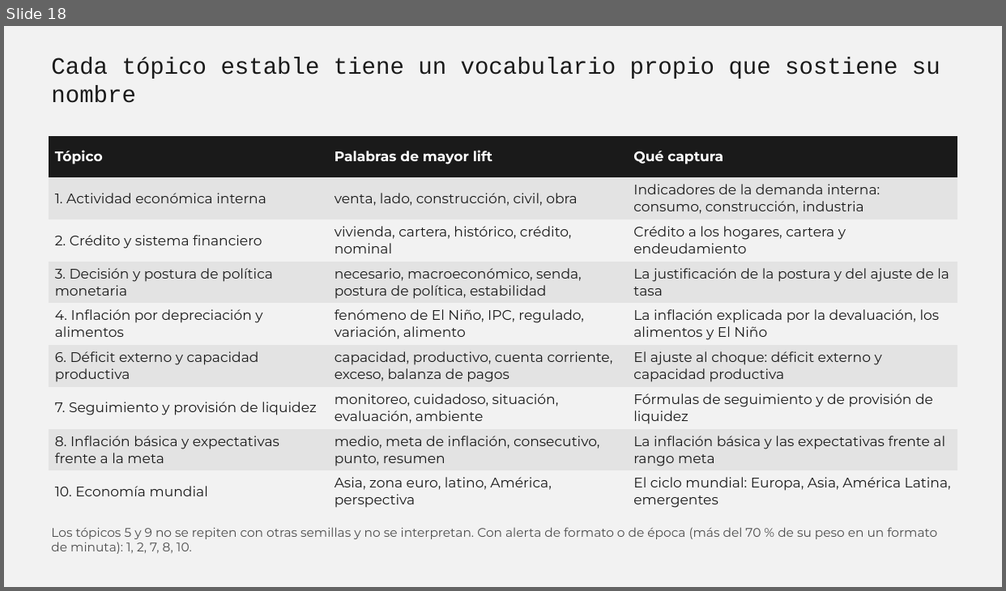
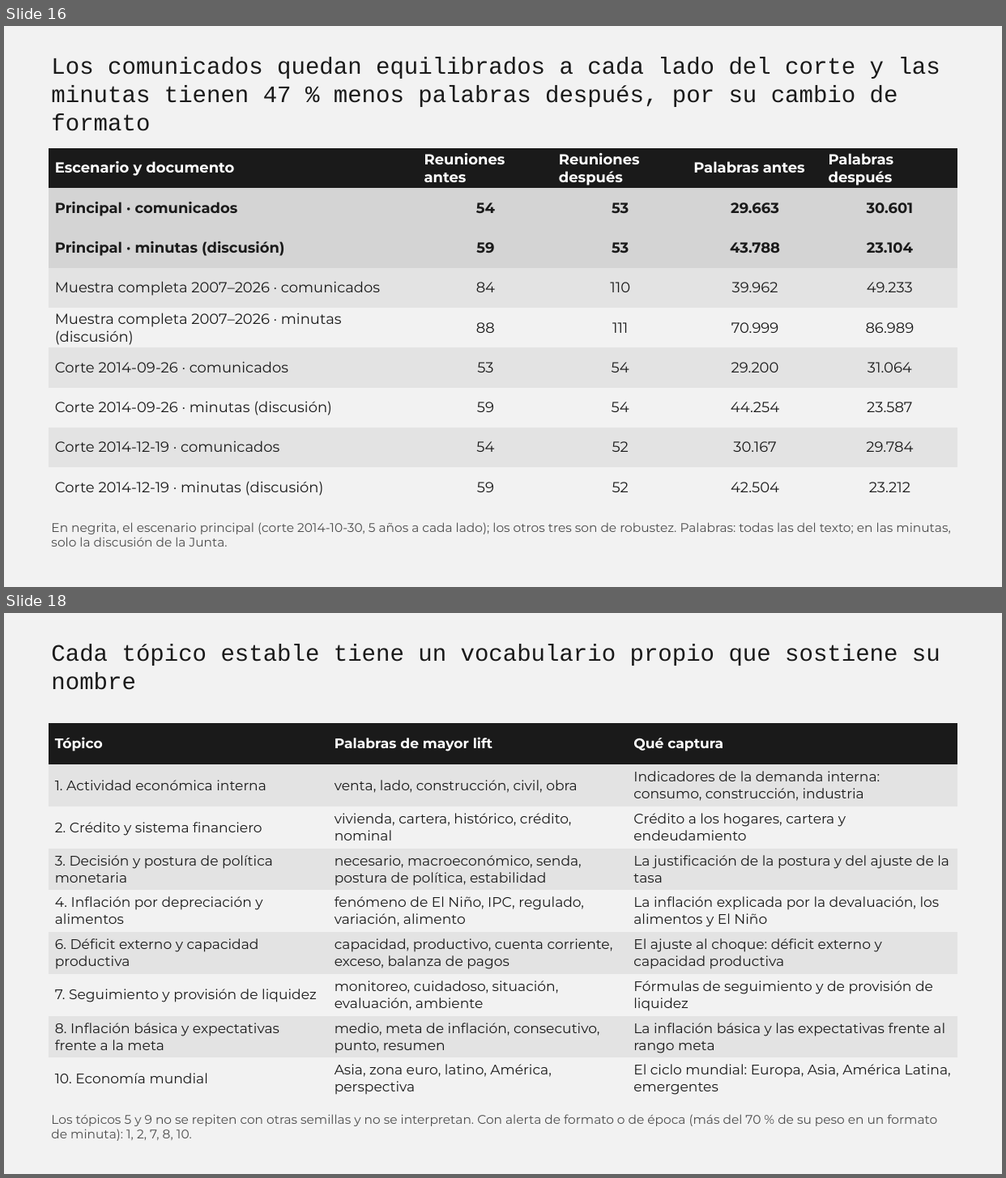
Before and after one commit to talleres-ECON3785/taller_03, a slide deck: 04_Presentaciones/borrador_presentacion.pptx. Shown one above the other, each under a label of ours: slide 18 before the commit, slides 16 and 18 after it; the slides between them are not shown. The pictures are 1006x591 and 1006x1178 pixels, drawn with LibreOffice and Linux fonts; fonts in the diff are those of the drawing. Boxes give left, top, right and bottom in pixels: in the first picture for what was removed or moved away, otherwise in the second. Text is boxed around its words. In the diff, an @@ line names an element or a change of style, - is before the commit and + after.

```diff
--- a/04_Presentaciones/borrador_presentacion.pptx
+++ b/04_Presentaciones/borrador_presentacion.pptx
@@ slide 16 added at (4,26,1002,587), background #F2F2F2 @@
@@ text added at (51,58,940,131), 34 pt, text #1A1A1A @@
+Los comunicados quedan equilibrados a cada lado del corte y las minutas tienen 47 % menos palabras después, por su cambio de formato
@@ table added at (49,148,957,507), 9 rows, 5 columns @@
+Escenario y documento | Reuniones antes | Reuniones después | Palabras antes | Palabras después
+Principal · comunicados | 54 | 53 | 29.663 | 30.601
+Principal · minutas (discusión) | 59 | 53 | 43.788 | 23.104
+Muestra completa 2007–2026 · comunicados | 84 | 110 | 39.962 | 49.233
+Muestra completa 2007–2026 · minutas (discusión) | 88 | 111 | 70.999 | 86.989
+Corte 2014-09-26 · comunicados | 53 | 54 | 29.200 | 31.064
+Corte 2014-09-26 · minutas (discusión) | 59 | 54 | 44.254 | 23.587
+Corte 2014-12-19 · comunicados | 54 | 52 | 30.167 | 29.784
+Corte 2014-12-19 · minutas (discusión) | 59 | 52 | 42.504 | 23.212
@@ text added at (51,523,950,547), 18 pt, text #4D4D4D @@
+En negrita, el escenario principal (corte 2014-10-30, 5 años a cada lado); los otros tres son de robustez. Palabras: todas las del texto; en las minutas, solo la discusión de la Junta.
```
Also in this commit, not shown: 2 other slides added, 3 slides removed, 1 other file.
